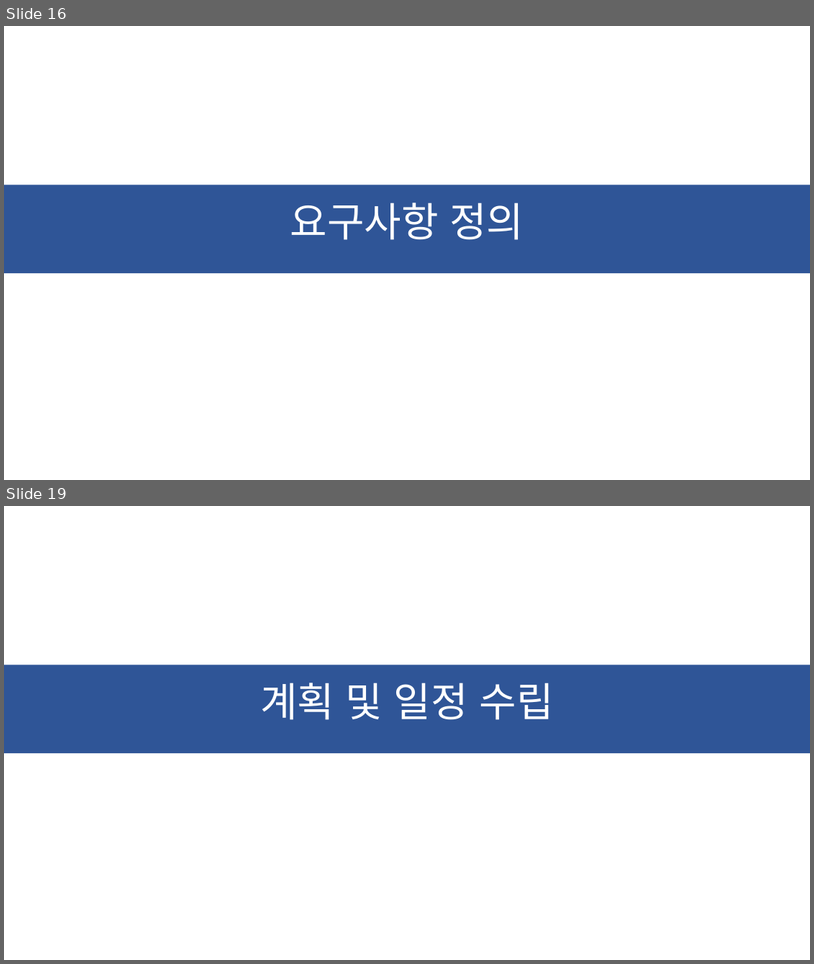
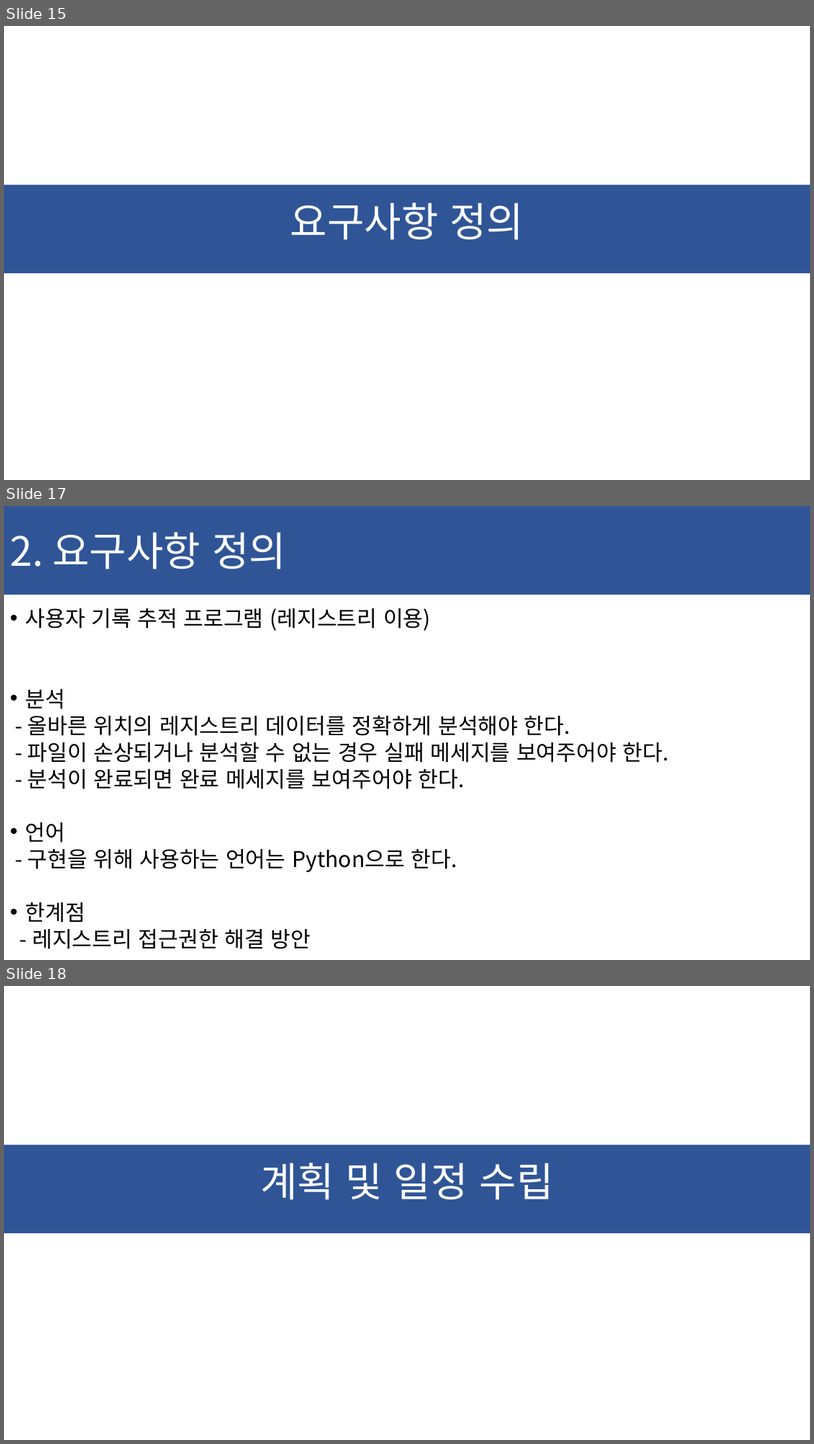
Before and after one commit to ChaeSung-Lee/DJ_InternShip, a slide deck: 2021_Summer/jp.hong/Project_BnD_jph.pptx. Shown one above the other, each under a label of ours: slides 16 and 19 before the commit, slides 15, 17 and 18 after it; the slides between them are not shown. The pictures are 814x964 and 814x1444 pixels, drawn with LibreOffice and Linux fonts; fonts in the diff are those of the drawing. Boxes give left, top, right and bottom in pixels: in the first picture for what was removed or moved away, otherwise in the second. Text is boxed around its words. In the diff, an @@ line names an element or a change of style, - is before the commit and + after.

```diff
--- a/2021_Summer/jp.hong/Project_BnD_jph.pptx
+++ b/2021_Summer/jp.hong/Project_BnD_jph.pptx
@@ slide 17 added at (4, 506, 810, 960), background #FFFFFF @@
@@ rectangle added at (4, 506, 810, 595), fill #2F5597, 48 pt, text #FFFFFF @@
+2. 요구사항 정의
@@ text added at (25, 608, 669, 949), 25.9 pt, text #000000 @@
+• 사용자 기록 추적 프로그램 (레지스트리 이용)
+• 분석
+- 올바른 위치의 레지스트리 데이터를 정확하게 분석해야 한다.
+- 파일이 손상되거나 분석할 수 없는 경우 실패 메세지를 보여주어야 한다.
+- 분석이 완료되면 완료 메세지를 보여주어야 한다.
+• 언어
+- 구현을 위해 사용하는 언어는 Python으로 한다.
+• 한계점
+- 레지스트리 접근권한 해결 방안
@@ what was slide 16 is now slide 15 @@
@@ what was slide 19 is now slide 18 @@
```
Also in this commit, not shown: 4 slides changed, 1 slide removed.
